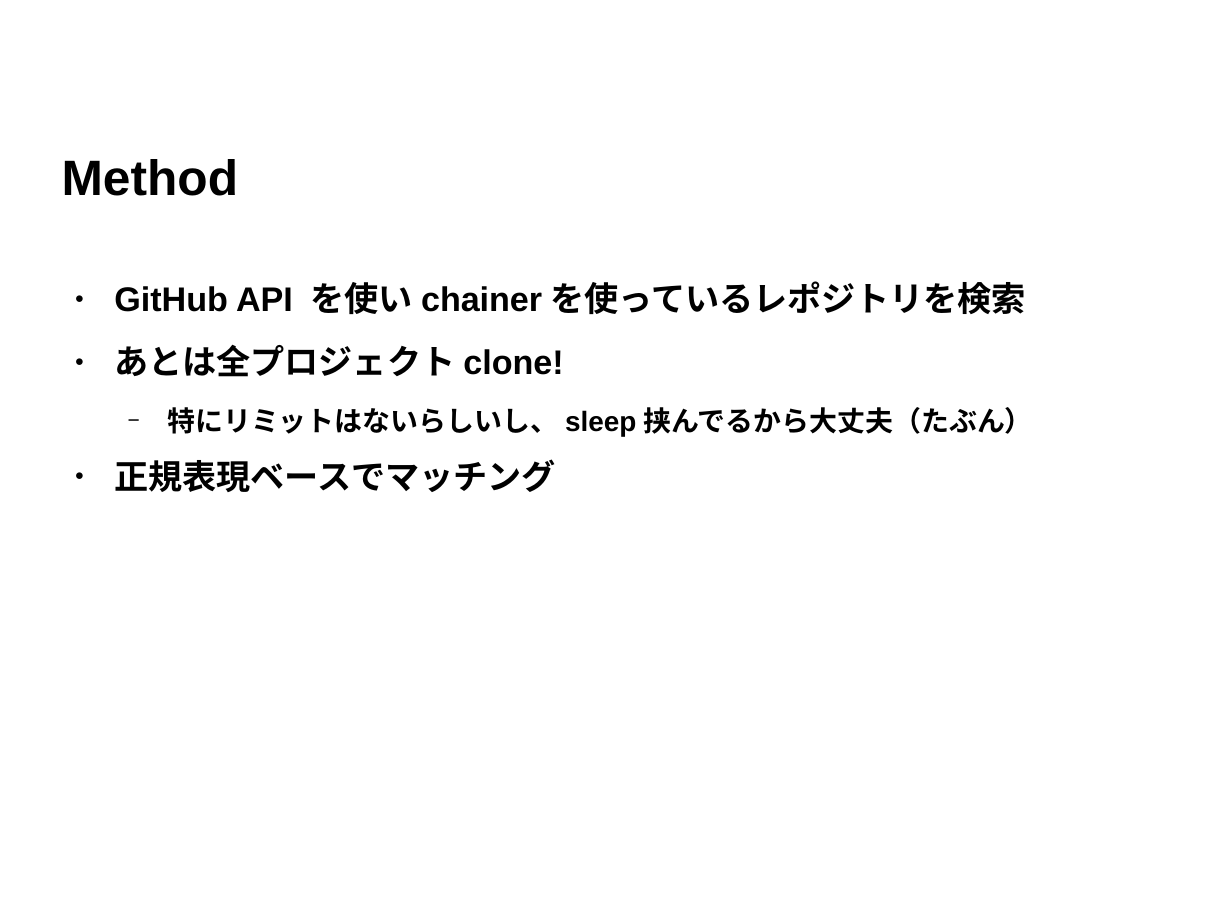
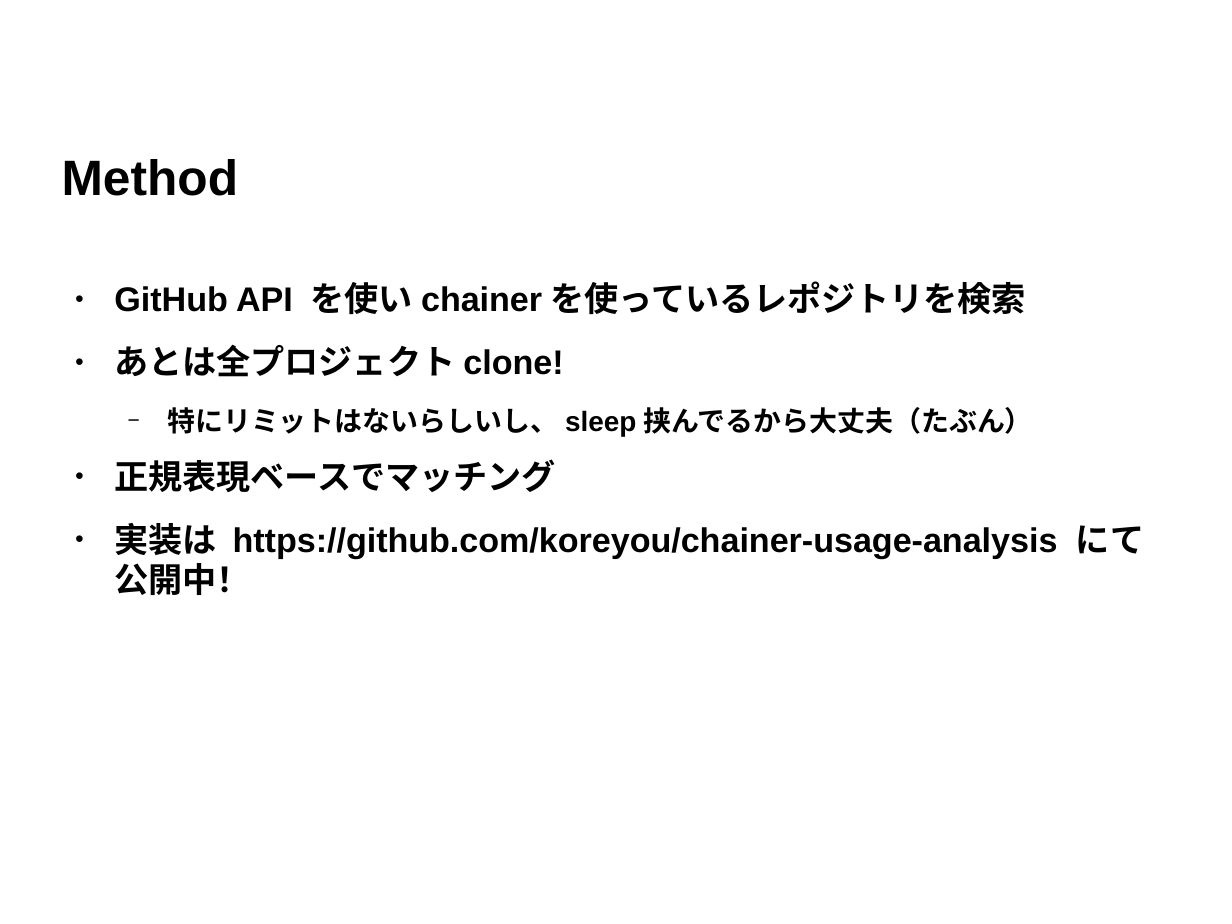
Before and after one commit to koreyou/chainer-usage-analysis, a slide deck: slide 5 of presentation/180509_chainermeetup_koreeda.odp. Drawn at 1232x924 pixels with LibreOffice and Linux fonts; fonts in the diff are those of the drawing; background and template pictures are left out. Boxes give left, top, right and bottom in pixels: in the first picture for what was removed or moved away, otherwise in the second. Text is boxed around its words. In the diff, an @@ line names an element or a change of style, - is before the commit and + after.

```diff
--- a/presentation/180509_chainermeetup_koreeda.odp
+++ b/presentation/180509_chainermeetup_koreeda.odp
@@ text at [114,523,1144,595]: paragraph added @@
+● 実装は https://github.com/koreyou/chainer-usage-analysis にて公開中！
```
Also in this commit, not shown: 3 other slides changed, 1 other file.
